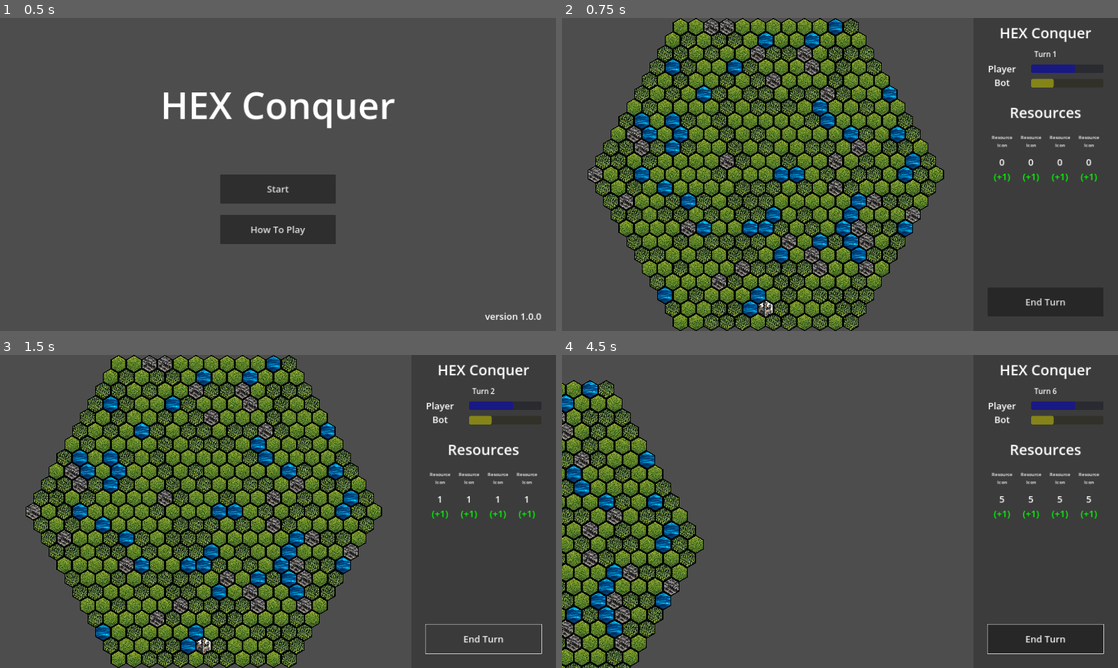
Above: before the commit, frames 1-4 (two rows, left to right).
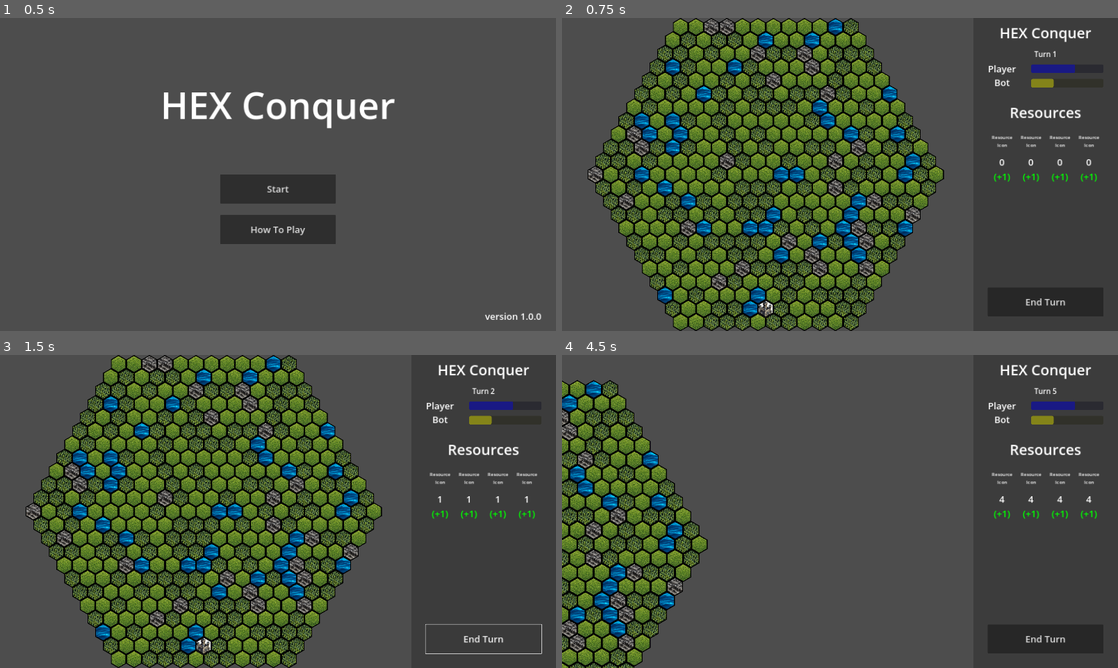
Above: after the commit, the same moments.

Repository: nguyendangy/hex-conquer
Game: Godot game, scene res://Scenes/TitleScreen.tscn
Same seed, same stepped clock (60 frames per second), same inputs: the game is played once before the commit and once after it.
Inputs (mouse positions are in pixels of both pictures, inside the frame that each line leads up to):
- Up to frame 1 (0.5 s): no input
- Up to frame 2 (0.75 s): click "Start" at 0.5 s
- Up to frame 3 (1.5 s): click "End Turn" at 1.25 s
- Up to frame 4 (4.5 s): click "End Turn" at 2 s; click "End Turn" at 2.75 s; tap Enter at 3.5 s; move the mouse to (962, 495) at 3.52 s; hold Right mouse button (camera_pan) 3.53-4.28 s; click (962, 495) at 3.67 s; tap Space at 4.25 s; move the mouse to (728, 527) at 4.27 s; tap Mouse wheel up (camera_zoom_in) at 4.35 s; click (728, 527) at 4.42 s

Frame 1 is identical in both runs. In frame 2, 11% of the frame differs, in the area x 4-69%, y 0-100%; in frame 3, 11%; in frame 4, 13%, in the area x 0-98%, y 8-100%.
Error after the commit: Attempt to call function 'clear_selected_tile' in base 'null instance' on a null instance. (res://Scripts/Main.gd:47)

Commit message:
Center camera

Diff:
--- a/Scenes/HUD.tscn
+++ b/Scenes/HUD.tscn
@@ -47,6 +47,7 @@
 offset_bottom = 250.0
 
 [node name="Label" type="Label" parent="Progress"]
+layout_mode = 0
 offset_left = 50.0
 offset_right = 150.0
 offset_bottom = 100.0
@@ -58,6 +59,7 @@
 
 [node name="ProgressBarPlayer" type="ProgressBar" parent="Progress"]
 modulate = Color(0, 0, 1, 1)
+layout_mode = 0
 offset_left = 200.0
 offset_top = 10.0
 offset_right = 450.0
@@ -67,6 +69,7 @@
 
 [node name="ProgressBarBot" type="ProgressBar" parent="Progress"]
 modulate = Color(1, 1, 0, 1)
+layout_mode = 0
 offset_left = 200.0
 offset_top = 60.0
 offset_right = 450.0
@@ -82,6 +85,7 @@
 offset_bottom = 575.0
 
 [node name="Title" type="Label" parent="Resources"]
+layout_mode = 0
 offset_right = 500.0
 offset_bottom = 100.0
 theme_override_font_sizes/font_size = 50
@@ -96,6 +100,7 @@
 offset_bottom = 200.0
 
 [node name="Label1" type="Label" parent="Resources/Labels"]
+layout_mode = 0
 offset_left = 50.0
 offset_right = 150.0
 offset_bottom = 100.0
@@ -105,6 +110,7 @@
 vertical_alignment = 1
 
 [node name="Label2" type="Label" parent="Resources/Labels"]
+layout_mode = 0
 offset_left = 150.0
 offset_right = 250.0
 offset_bottom = 100.0
@@ -114,6 +120,7 @@
 vertical_alignment = 1
 
 [node name="Label3" type="Label" parent="Resources/Labels"]
+layout_mode = 0
 offset_left = 250.0
 offset_right = 350.0
 offset_bottom = 100.0
@@ -123,6 +130,7 @@
 vertical_alignment = 1
 
 [node name="Label4" type="Label" parent="Resources/Labels"]
+layout_mode = 0
 offset_left = 350.0
 offset_right = 450.0
 offset_bottom = 100.0
@@ -181,6 +189,7 @@
 offset_bottom = 300.0
 
 [node name="Label1" type="Label" parent="Resources/Increases"]
+layout_mode = 0
 offset_left = 50.0
 offset_right = 150.0
 offset_bottom = 50.0
@@ -189,6 +198,7 @@
 horizontal_alignment = 1
 
 [node name="Label2" type="Label" parent="Resources/Increases"]
+layout_mode = 0
 offset_left = 150.0
 offset_right = 250.0
 offset_bottom = 50.0
@@ -197,6 +207,7 @@
 horizontal_alignment = 1
 
 [node name="Label3" type="Label" parent="Resources/Increases"]
+layout_mode = 0
 offset_left = 250.0
 offset_right = 350.0
 offset_bottom = 50.0
@@ -205,6 +216,7 @@
 horizontal_alignment = 1
 
 [node name="Label4" type="Label" parent="Resources/Increases"]
+layout_mode = 0
 offset_left = 350.0
 offset_right = 450.0
 offset_bottom = 50.0
@@ -221,6 +233,7 @@
 offset_bottom = 900.0
 
 [node name="Title" type="Label" parent="Buildings"]
+layout_mode = 0
 offset_right = 500.0
 offset_bottom = 100.0
 theme_override_font_sizes/font_size = 50
@@ -229,6 +242,7 @@
 vertical_alignment = 1
 
 [node name="Buttons" type="BoxContainer" parent="Buildings"]
+layout_mode = 0
 offset_left = 50.0
 offset_top = 100.0
 offset_right = 450.0
@@ -263,6 +277,7 @@
 offset_bottom = 300.0
 
 [node name="Label1" type="Label" parent="Buildings/Labels"]
+layout_mode = 0
 offset_left = 50.0
 offset_right = 150.0
 offset_bottom = 100.0
@@ -272,6 +287,7 @@
 vertical_alignment = 1
 
 [node name="Label2" type="Label" parent="Buildings/Labels"]
+layout_mode = 0
 offset_left = 150.0
 offset_right = 250.0
 offset_bottom = 100.0
@@ -281,6 +297,7 @@
 vertical_alignment = 1
 
 [node name="Label3" type="Label" parent="Buildings/Labels"]
+layout_mode = 0
 offset_left = 250.0
 offset_right = 350.0
 offset_bottom = 100.0
@@ -290,6 +307,7 @@
 vertical_alignment = 1
 
 [node name="Label4" type="Label" parent="Buildings/Labels"]
+layout_mode = 0
 offset_left = 350.0
 offset_right = 450.0
 offset_bottom = 100.0
--- a/Scenes/Main.tscn
+++ b/Scenes/Main.tscn
@@ -1,8 +1,7 @@
-[gd_scene load_steps=17 format=4 uid="uid://lok4tkuv1ckd"]
+[gd_scene load_steps=16 format=4 uid="uid://lok4tkuv1ckd"]
 
 [ext_resource type="Script" path="res://Scripts/Main.gd" id="1_y8f4u"]
 [ext_resource type="Script" path="res://Scripts/Camera.gd" id="3_bj4gd"]
-[ext_resource type="Script" path="res://Scripts/HUD.gd" id="3_p7wqc"]
 [ext_resource type="Texture2D" uid="uid://c2xckcithd7bh" path="res://Assets/Terrain/gras.png" id="4_fou5p"]
 [ext_resource type="Texture2D" uid="uid://bhmfn6kaikbul" path="res://Assets/Terrain/mountains.png" id="5_4gd1d"]
 [ext_resource type="Texture2D" uid="uid://t4uays38bovd" path="res://Assets/Terrain/river.png" id="6_6mv5s"]
@@ -85,13 +84,19 @@
 script = ExtResource("1_y8f4u")
 
 [node name="HUD" parent="." instance=ExtResource("9_teqyh")]
-script = ExtResource("3_p7wqc")
 
-[node name="Camera" type="Camera2D" parent="."]
-position = Vector2(960, 540)
+[node name="SubViewportContainer" type="SubViewportContainer" parent="."]
+offset_right = 1420.0
+offset_bottom = 1080.0
+
+[node name="SubViewport" type="SubViewport" parent="SubViewportContainer"]
+size = Vector2i(1420, 1080)
+
+[node name="Camera" type="Camera2D" parent="SubViewportContainer/SubViewport"]
+position = Vector2(710, 540)
 script = ExtResource("3_bj4gd")
 
-[node name="Map" type="TileMapLayer" parent="."]
+[node name="Map" type="TileMapLayer" parent="SubViewportContainer/SubViewport"]
 position = Vector2(8.00003, 0)
 scale = Vector2(0.294, 0.294)
 tile_map_data = PackedByteArray("AAAHAAAAAAAAAAAAAAAGAAEAAAAAAAAAAAAGAAIAAAAAAAAAAAAFAAMAAAAAAAAAAAAFAAQAAAAAAAAAAAAFAA …(6272 unchanged characters)…
